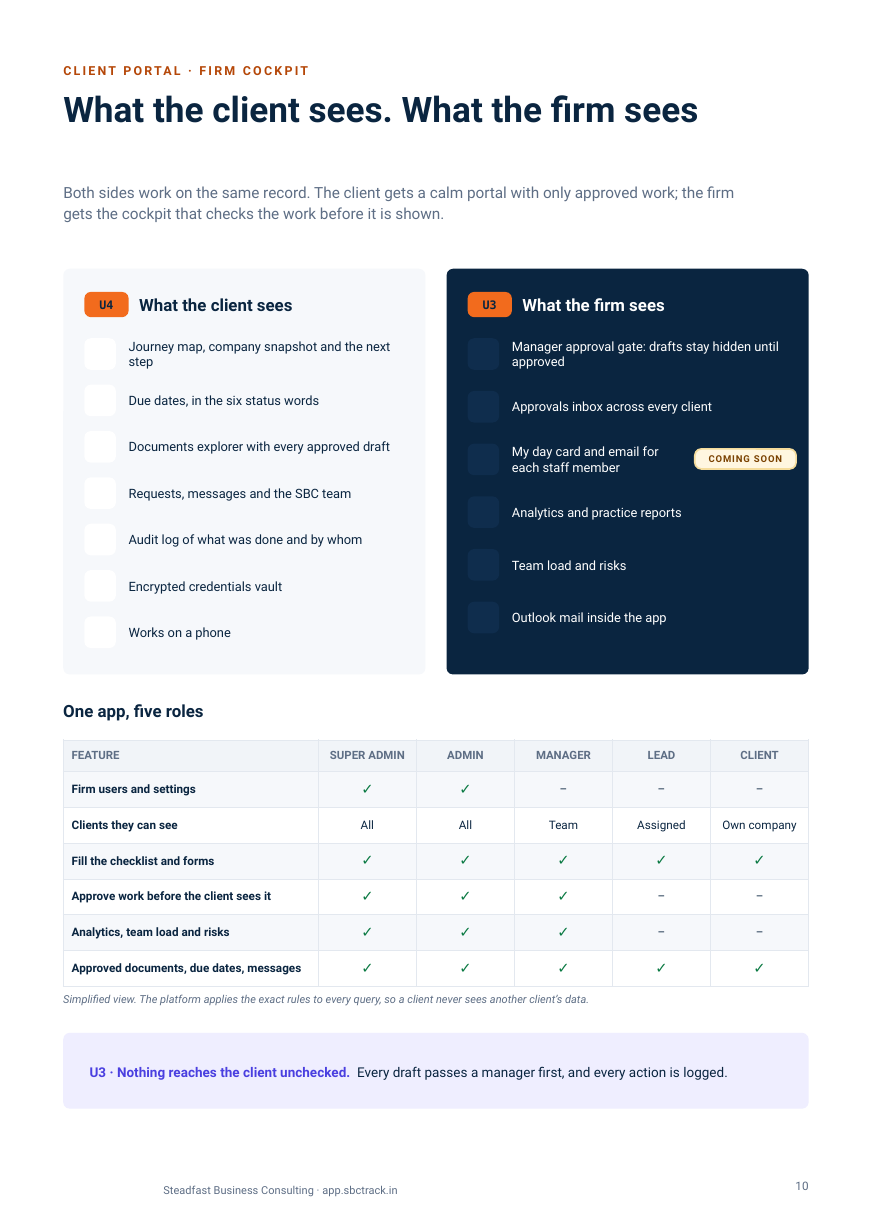
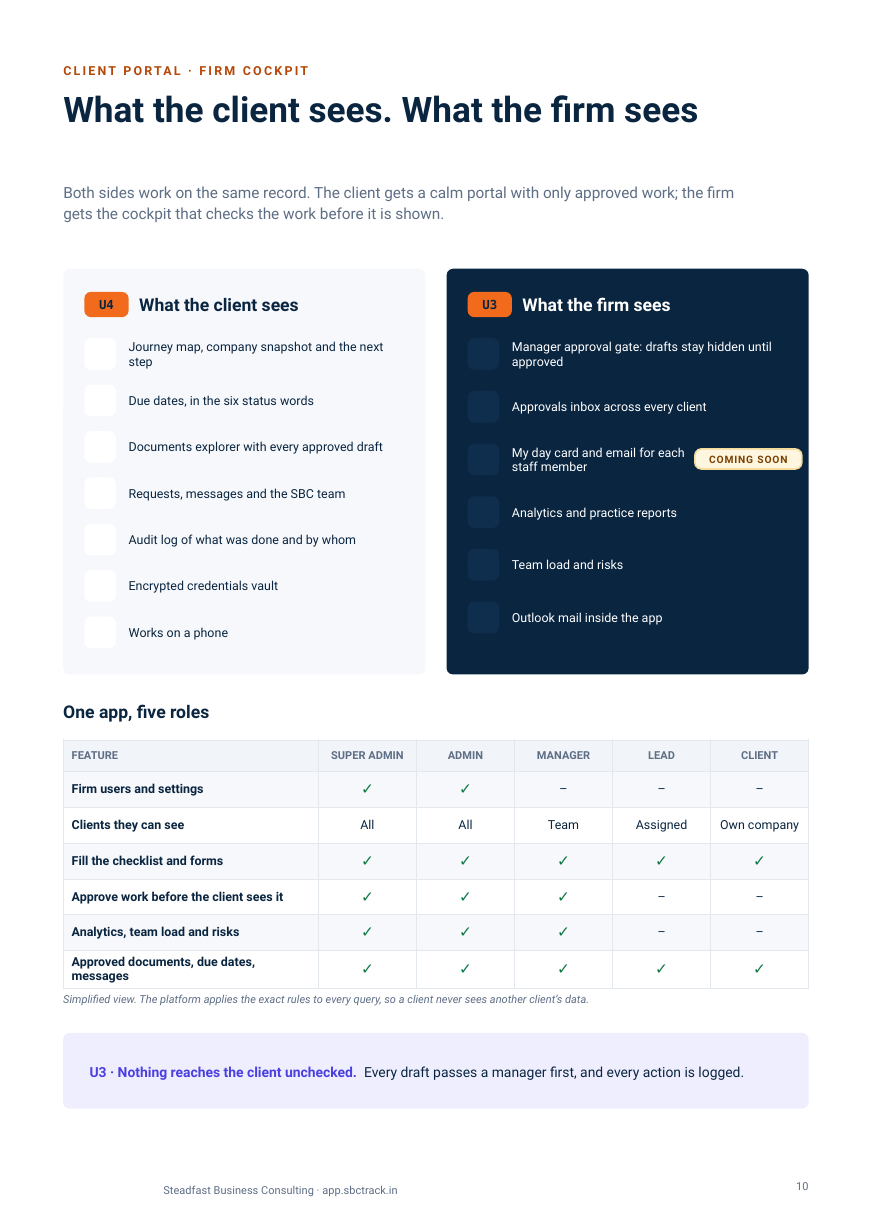
Before and after one commit to abdulfarhath7/vcfo_suite, a slide deck: slide 10 of docs/collateral/vcfo-suite/VCFO_Suite_Brochure.pptx. Drawn at 872x1232 pixels with LibreOffice and Linux fonts; fonts in the diff are those of the drawing; background and template pictures are left out. Boxes give left, top, right and bottom in pixels: in the first picture for what was removed or moved away, otherwise in the second. Text is boxed around its words. In the diff, an @@ line names an element or a change of style, - is before the commit and + after.

```diff
--- a/docs/collateral/vcfo-suite/VCFO_Suite_Brochure.pptx
+++ b/docs/collateral/vcfo-suite/VCFO_Suite_Brochure.pptx
@@ text "U3" at (482,300,497,309): size 8 to 8.5 pt @@
@@ text "COMING SOON" at (709,455,787,463): size 6.5 to 7 pt @@
@@ rounded rectangle: place and size @@
-rounded rectangle at (695,449,796,469)
+rounded rectangle at (695,449,801,469)
@@ size 8.8 to 8.5 pt in 13 elements at (129,341,384,369), (129,395,314,407), (129,441,383,454), (129,488,345,501), (129,534,356,547), (129,580,278,593), (129,627,228,640), (512,341,772,369), (512,401,707,414), (512,447,685,471), (512,507,677,520), (512,559,623,569), (512,612,663,625) @@
@@ size 11.5 to 12 pt in 3 elements at (139,298,299,311), (522,297,671,311), (63,704,209,722) @@
@@ table at (63,740,809,987) @@
@@ size 7.8 to 7.5 pt in "FEATURE", "SUPER ADMIN", "ADMIN", "MANAGER" and 2 more places @@
@@ size 8 to 8.5 pt in "Firm users and settings", "–", "–", "–" and 14 more places @@
@@ size 10 to 10.5 pt in "✓", "✓", "✓", "✓" and 14 more places @@
@@ text "U3 · Nothing reaches the ..." at (90,1066,744,1080): size 9.2 to 9.5 pt @@
@@ page number at (796,1182,808,1190): size 8 to 7.5 pt @@
```
Also in this commit, not shown: 13 other slides changed, 10 other files.
